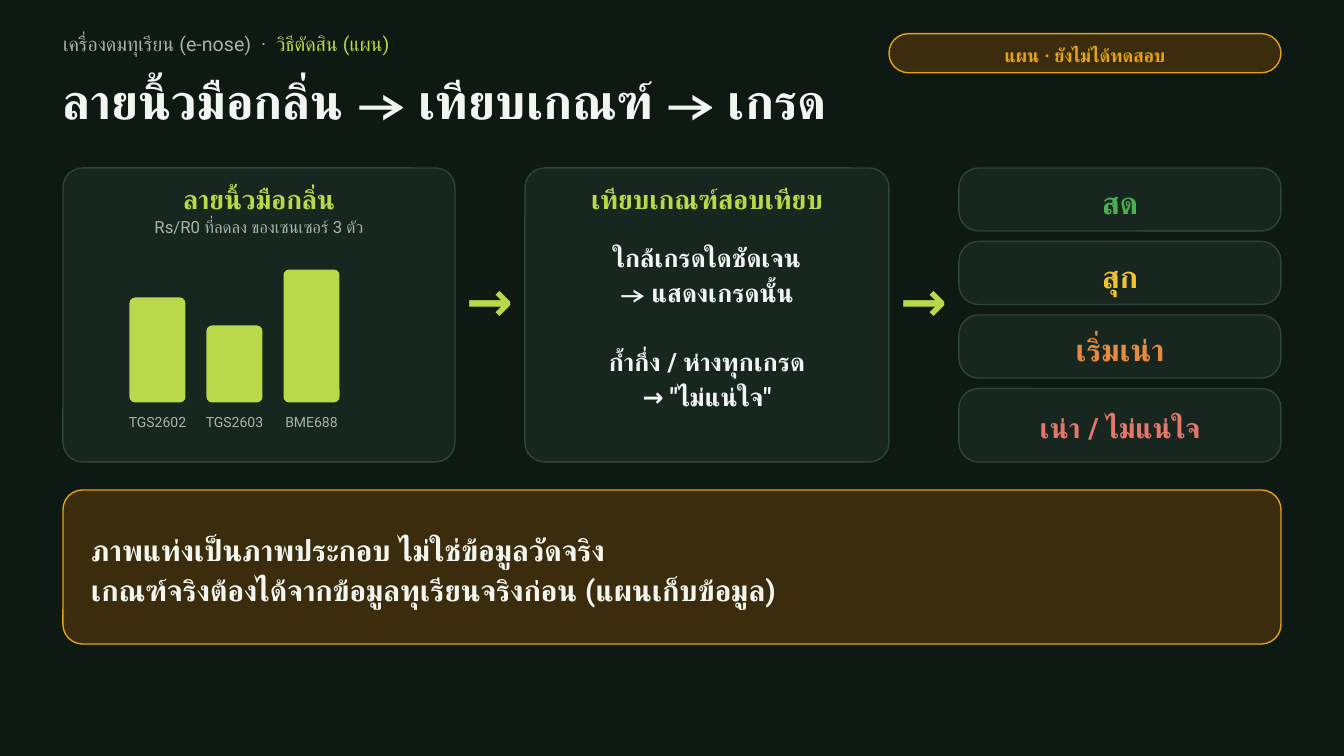
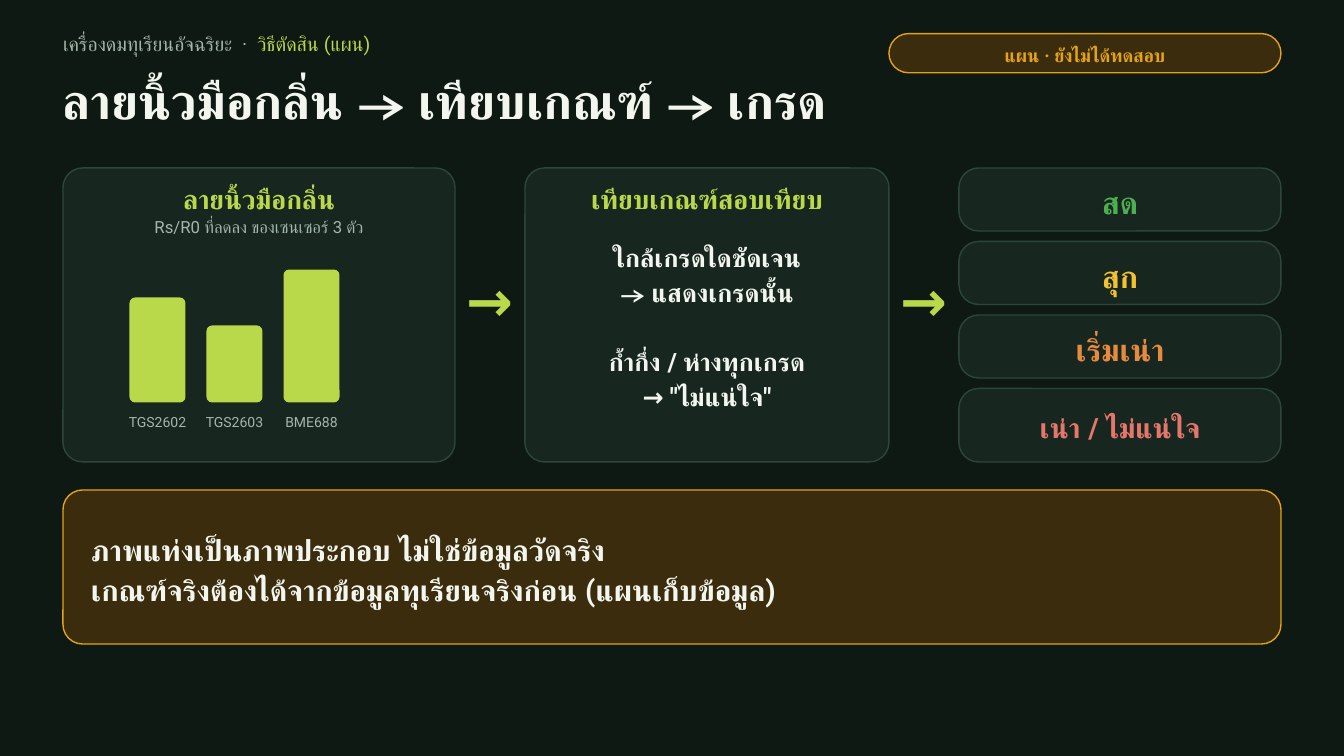
Before and after one commit to moolek02/e-nose-hub, a slide deck: slide 6 of docs/e-nose-pitch-deck-v2.pptx. Drawn at 1344x756 pixels with LibreOffice and Linux fonts; fonts in the diff are those of the drawing. Boxes give left, top, right and bottom in pixels: in the first picture for what was removed or moved away, otherwise in the second. Text is boxed around its words. In the diff, an @@ line names an element or a change of style, - is before the commit and + after.

```diff
--- a/docs/e-nose-pitch-deck-v2.pptx
+++ b/docs/e-nose-pitch-deck-v2.pptx
@@ text at (63,35,371,57): text changed @@
-เครื่องดมทุเรียน (e-nose) · วิธีตัดสิน (แผน)
+เครื่องดมทุเรียนอัจฉริยะ · วิธีตัดสิน (แผน)
```
Also in this commit, not shown: 14 other slides changed, 12 other files.
